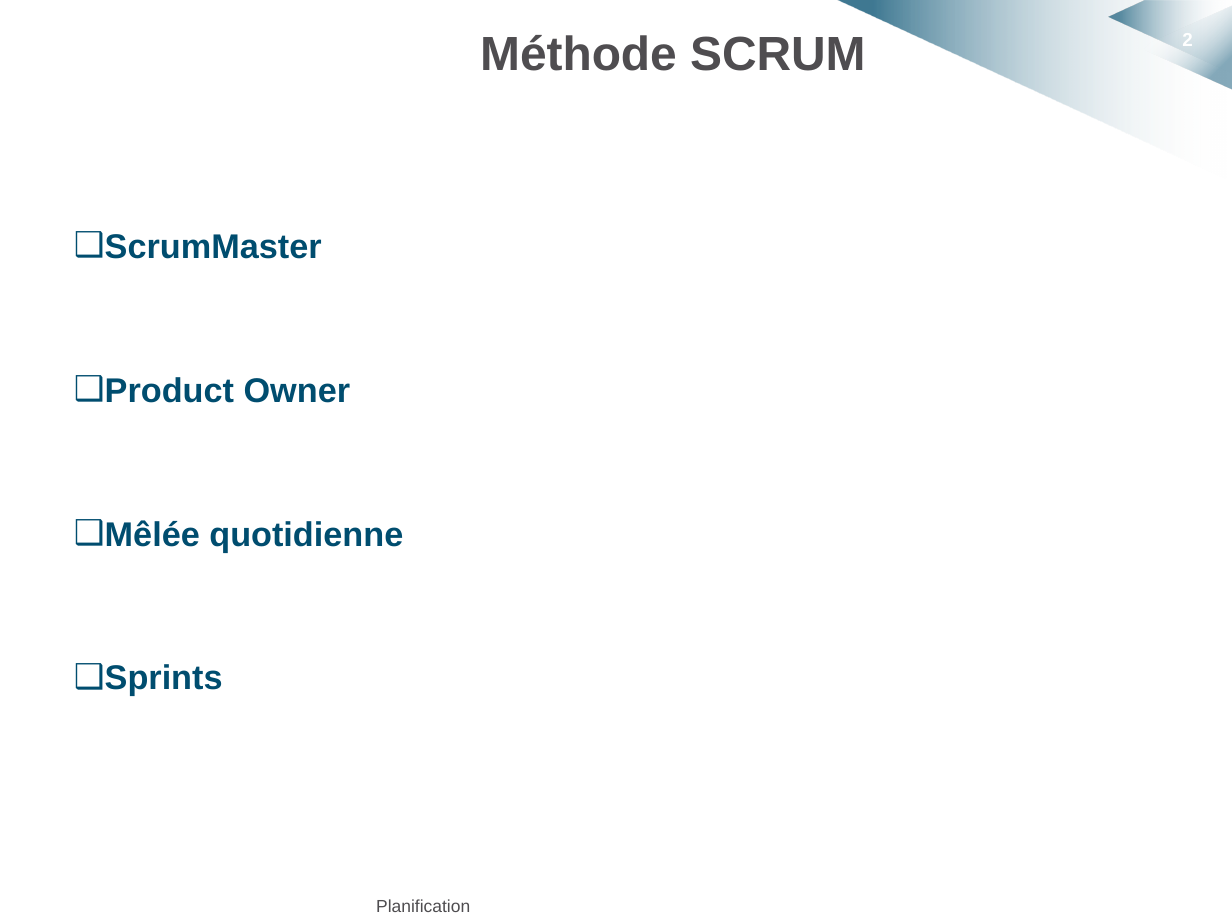
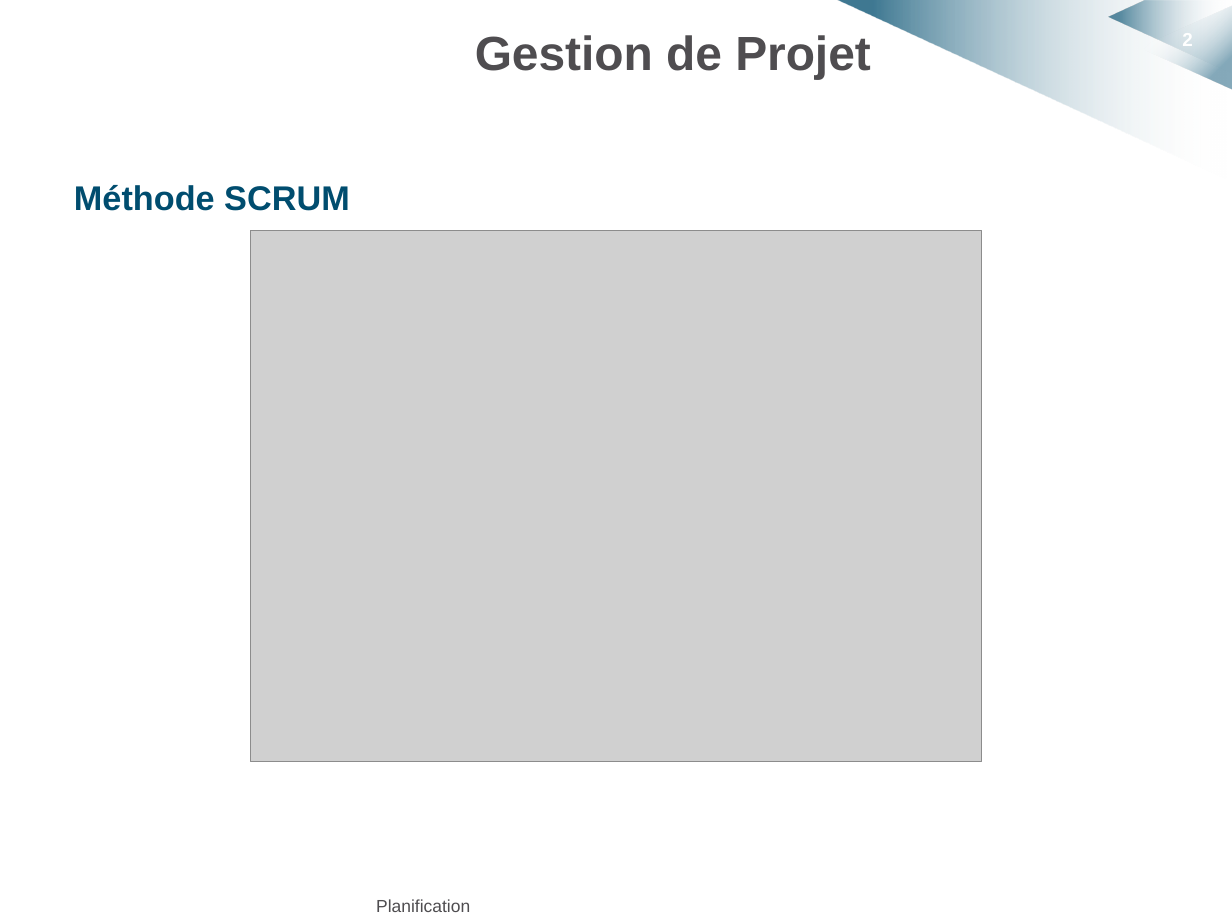
Before and after one commit to HKervadec/korrigolo, a slide deck: slide 2 of soutenances/projet_decembre/planif_et_conclu.pptx. Drawn at 1232x924 pixels with LibreOffice and Linux fonts; fonts in the diff are those of the drawing; grey boxes stand for pictures; background and template pictures are left out. Boxes give left, top, right and bottom in pixels: in the first picture for what was removed or moved away, otherwise in the second. Text is boxed around its words. In the diff, an @@ line names an element or a change of style, - is before the commit and + after.

```diff
--- a/soutenances/projet_decembre/planif_et_conclu.pptx
+++ b/soutenances/projet_decembre/planif_et_conclu.pptx
@@ title at (x1=475, y1=35, x2=871, y2=79): text changed @@
-Méthode SCRUM
+Gestion de Projet
@@ text at (x1=74, y1=185, x2=350, y2=211): text changed @@
-❑ ScrumMaster
-❑ Product Owner
-❑ Mêlée quotidienne
-❑ Sprints
+Méthode SCRUM
@@ picture added at (x1=250, y1=230, x2=982, y2=761) @@
```
Also in this commit, not shown: 1 slide added, 3 slides removed, 1 other file.
